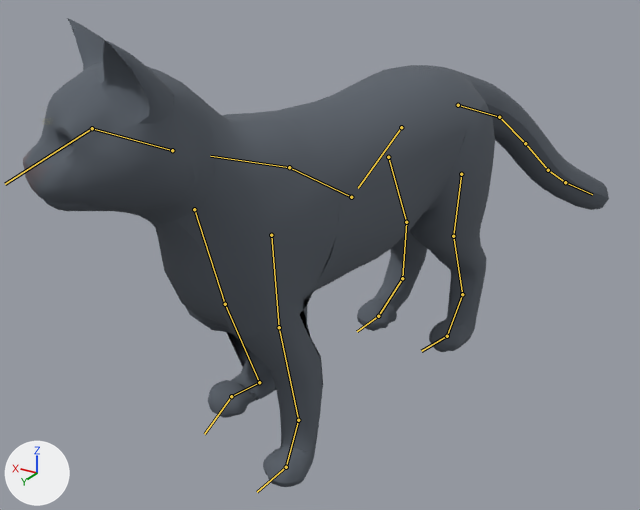
The glTF model apps/web/public/avatars/cat.glb as it was, and as the next commit left it.
Camera for both pictures: a 50 mm lens placed at (-0.327, 0.631, 0.422), pointed at (0.036, 0.027, 0.12). The axes (+X, +Y, +Z) are drawn at lower left. The lights are the same throughout. The first picture is the older version. Both versions are drawn at frame 1 of the action 'turn_l'; the numbers are the values there. The bones that change, and the others that lie on the model, are drawn over the model as lines.

In view in the first picture: 'VIS_cat'.
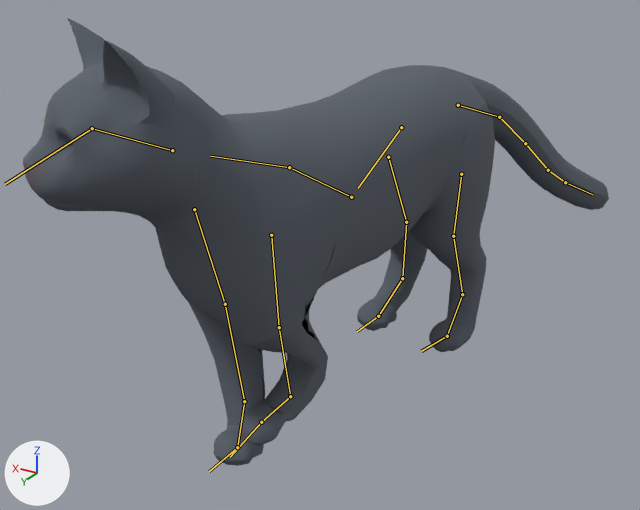
Boxes [x1, y1, x2, y2] around the edits, measured in the pictures (640 x 510 px):
'VIS_cat', posed: before [23, 18, 609, 487]; after [23, 18, 609, 466]
bone 'foreleg_upper_L', root to tip: before (279, 327) to (298, 420); after (279, 327) to (290, 396)
bone 'foreleg_lower_L', root to tip: before (298, 420) to (286, 467); after (290, 396) to (261, 422)
bone 'forepaw_L', root to tip: before (286, 467) to (257, 492); after (261, 422) to (230, 457)
bone 'foreleg_upper_R', root to tip: before (225, 304) to (259, 382); after (225, 304) to (244, 401)
bone 'foreleg_lower_R', root to tip: before (259, 382) to (231, 396); after (244, 401) to (237, 447)
bone 'forepaw_R', root to tip: before (231, 396) to (204, 434); after (237, 447) to (209, 471)

What the commit changed:
Bone 'foreleg_upper_L' (bone_foreleg_upper_l) turns from (-9, -10, 10) to (-19, -12, -7) degrees about its own x, y and z.
Bone 'foreleg_lower_L' (bone_foreleg_lower_l) turns from (16, -7, 0) to (72, 1, 5) degrees about its own x, y and z.
Bone 'forepaw_L' (bone_forepaw_l) turns from (-9, -8, -3) to (-74, -5, -7) degrees about its own x, y and z.
Bone 'foreleg_upper_R' (bone_foreleg_upper_r) turns from (-19, -9, 7) to (1, -11, 11) degrees about its own x, y and z.
Bone 'foreleg_lower_R' (bone_foreleg_lower_r) turns from (84, -1, -9) to (3, -7, 2) degrees about its own x, y and z.
Bone 'forepaw_R' (bone_forepaw_r) turns from (-96, -2, 0) to (-8, -12, -3) degrees about its own x, y and z.
